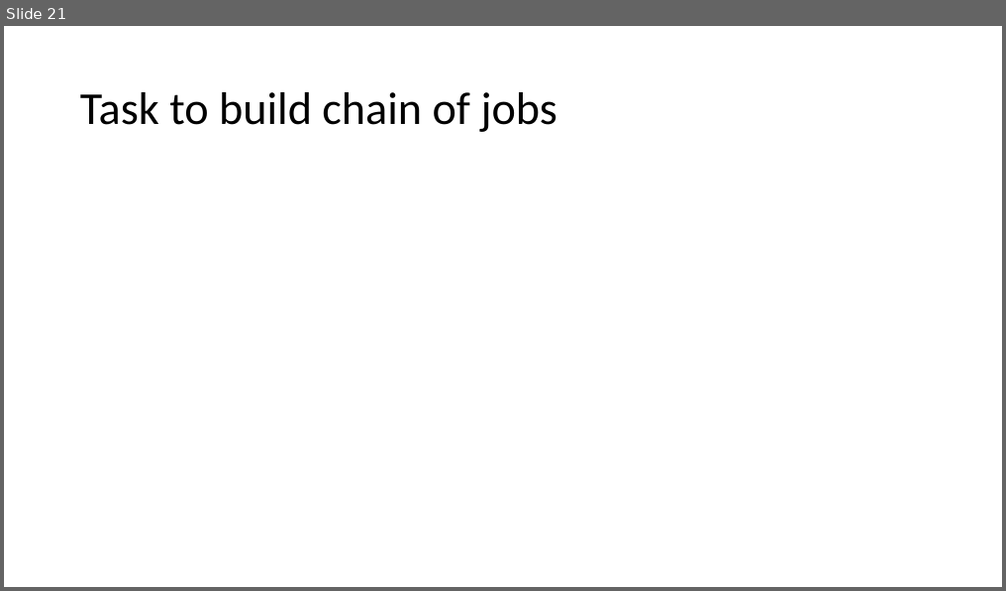
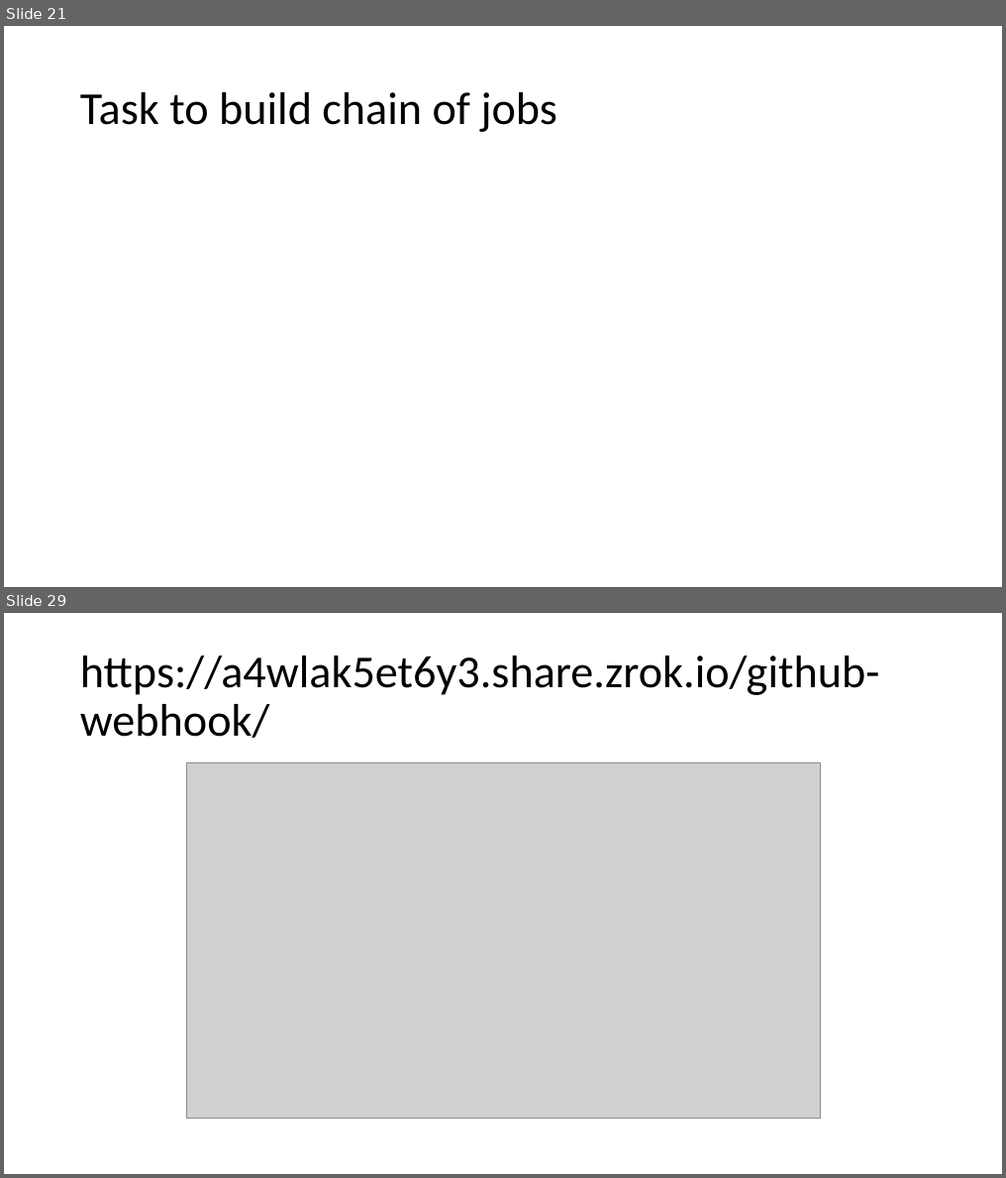
Before and after one commit to ehpvvuser/local, a slide deck: Jenkins.pptx. Shown one above the other, each under a label of ours: slide 21 before the commit, slides 21 and 29 after it; the slides between them are not shown. The pictures are 1006x591 and 1006x1178 pixels, drawn with LibreOffice and Linux fonts; fonts in the diff are those of the drawing; grey boxes stand for pictures. Boxes give left, top, right and bottom in pixels: in the first picture for what was removed or moved away, otherwise in the second. Text is boxed around its words. In the diff, an @@ line names an element or a change of style, - is before the commit and + after.

```diff
--- a/Jenkins.pptx
+++ b/Jenkins.pptx
@@ slide 29 added at [4, 613, 1002, 1174], background #FFFFFF @@
@@ title added at [80, 656, 880, 738], 44 pt, text #000000 @@
+https://a4wlak5et6y3.share.zrok.io/github-webhook/
@@ picture added at [186, 762, 819, 1119] @@
```
Also in this commit, not shown: 24 other slides added, 1 other file.
